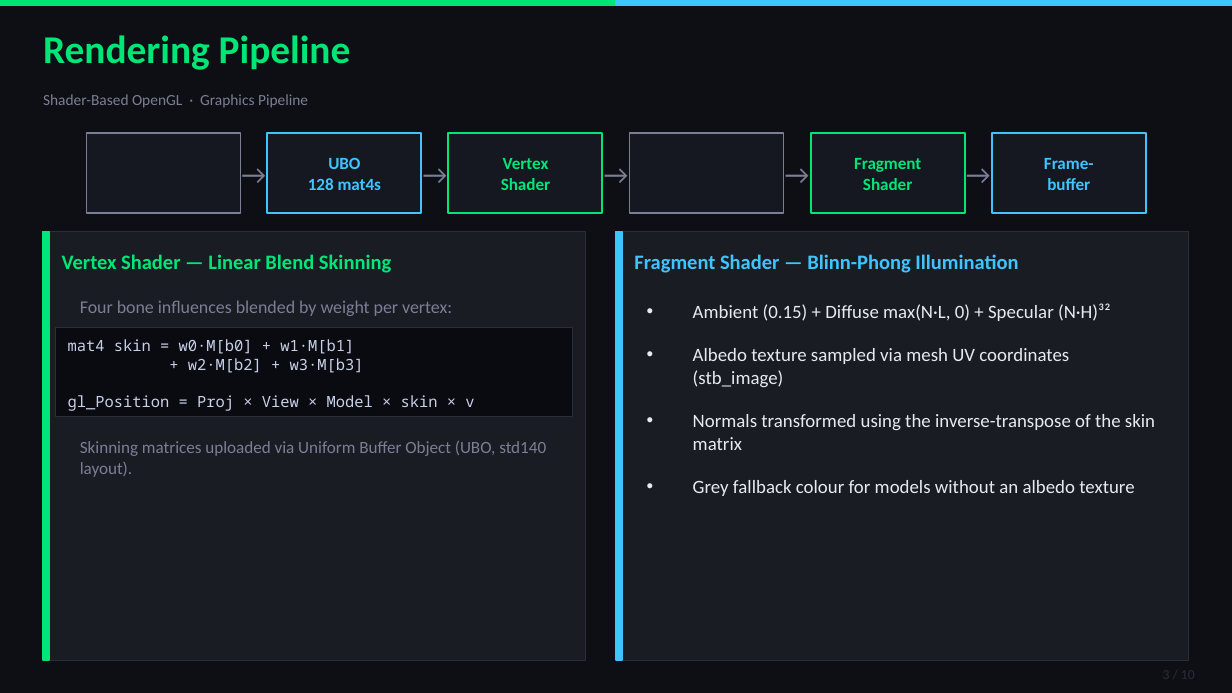
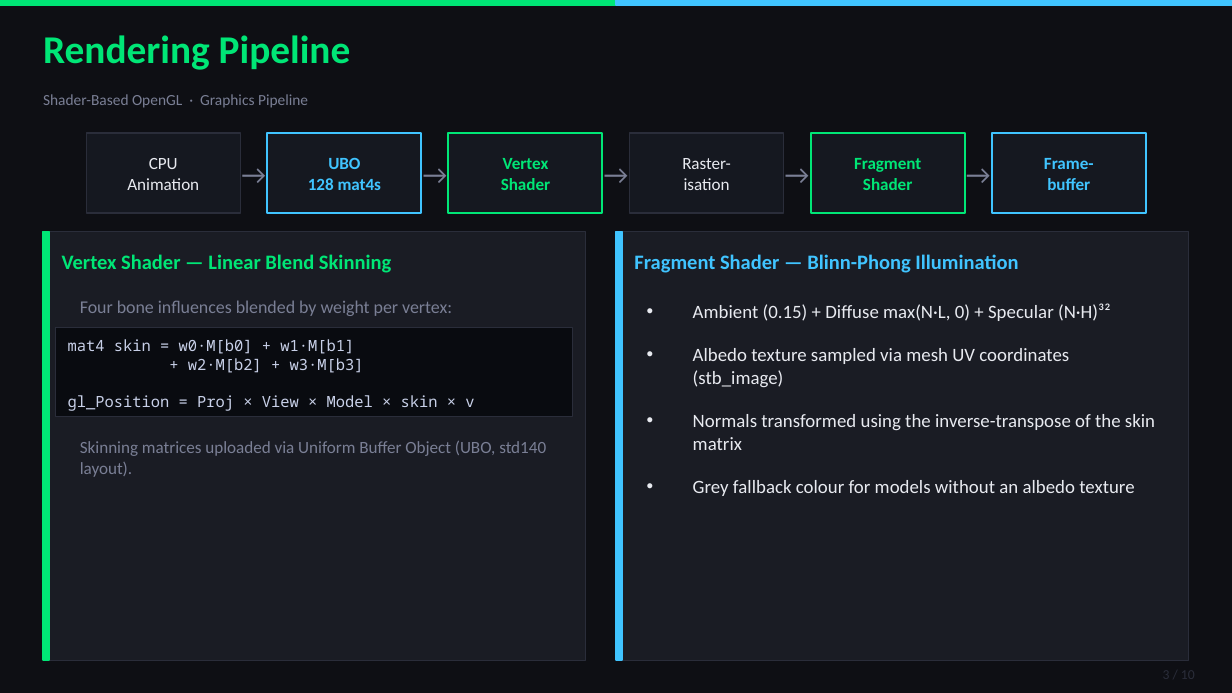
Before and after one commit to yigit121/410, a slide deck: slide 3 of docs/presentation.pptx. Drawn at 1232x693 pixels with LibreOffice and Linux fonts; fonts in the diff are those of the drawing. Boxes give left, top, right and bottom in pixels: in the first picture for what was removed or moved away, otherwise in the second. Text is boxed around its words. In the diff, an @@ line names an element or a change of style, - is before the commit and + after.

Commit message:
Fix invisible text in pipeline diagram boxes

```diff
--- a/docs/presentation.pptx
+++ b/docs/presentation.pptx
@@ rectangle at (86,133,240,213): outline #7A7F95 0.7 pt to #2A2D3A 0.8 pt @@
@@ rectangle at (630,133,784,213): outline #7A7F95 0.7 pt to #2A2D3A 0.8 pt @@
@@ text added at (127,158,199,190), 10 pt, text #E8EAF0 @@
+CPU
+Animation
@@ text added at (682,158,731,190), 10 pt, text #E8EAF0 @@
+Raster-
+isation
```
